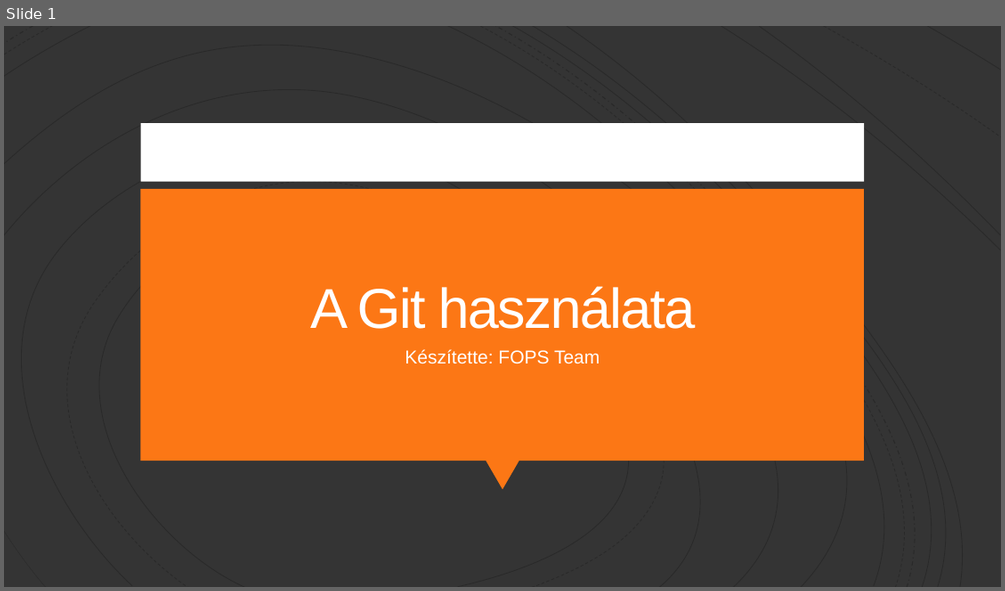
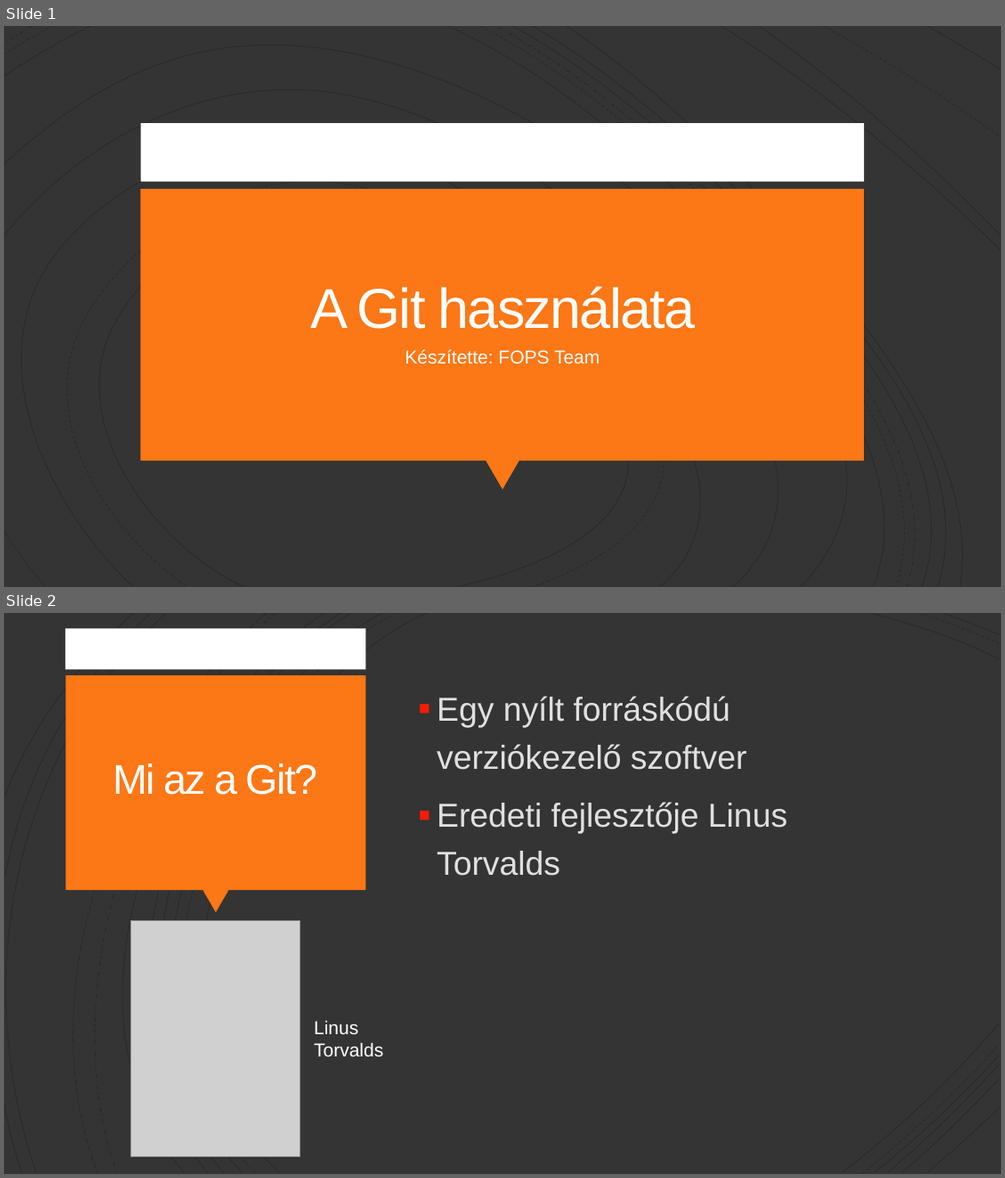
Before and after one commit to Peter-2007/FOPS, a slide deck: FOPS_Git.pptx. Shown one above the other, each under a label of ours: slide 1 before the commit, slides 1 and 2 after it. The pictures are 1005x591 and 1005x1178 pixels, drawn with LibreOffice and Linux fonts; fonts in the diff are those of the drawing; grey boxes stand for pictures. Boxes give left, top, right and bottom in pixels: in the first picture for what was removed or moved away, otherwise in the second. Text is boxed around its words. In the diff, an @@ line names an element or a change of style, - is before the commit and + after.

```diff
--- a/FOPS_Git.pptx
+++ b/FOPS_Git.pptx
@@ slide 2 added at (x1=4, y1=613, x2=1001, y2=1174), background #343434 @@
@@ group added at (x1=4, y1=613, x2=999, y2=1174): 21 freeform shapes @@
@@ rectangle added at (x1=65, y1=629, x2=366, y2=670), fill #FFFFFF @@
@@ rectangle added at (x1=66, y1=676, x2=366, y2=891), fill #FC7715 @@
@@ text added at (x1=437, y1=696, x2=787, y2=876), 32 pt, text #E0E0E0 @@
+▪ Egy nyílt forráskódú verziókezelő szoftver
+▪ Eredeti fejlesztője Linus Torvalds
@@ title added at (x1=113, y1=763, x2=317, y2=795), 40 pt, text #FFFEFF @@
+Mi az a Git?
@@ triangle added at (x1=202, y1=890, x2=229, y2=912), fill #FC7715 @@
@@ picture added at (x1=131, y1=920, x2=300, y2=1156) @@
@@ text added at (x1=314, y1=1020, x2=383, y2=1056), 18 pt, text #FFFFFF @@
+Linus Torvalds
```
Also in this commit, not shown: 11 other slides added, 1 slide removed, 1 other file.
